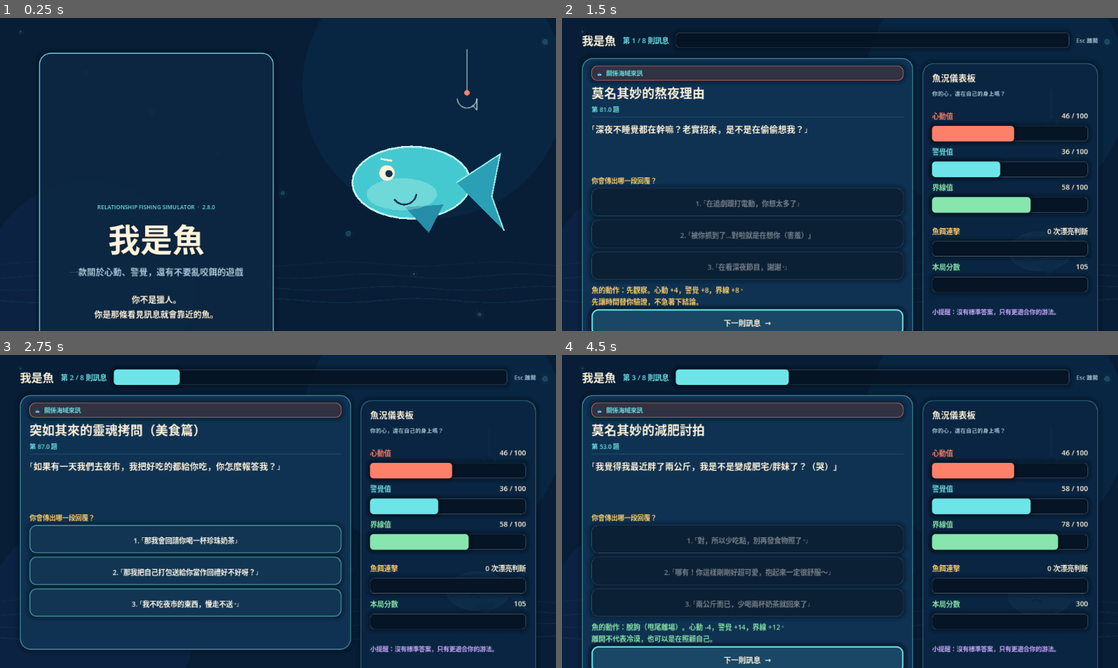
Above: before the commit, frames 1-4 (two rows, left to right).
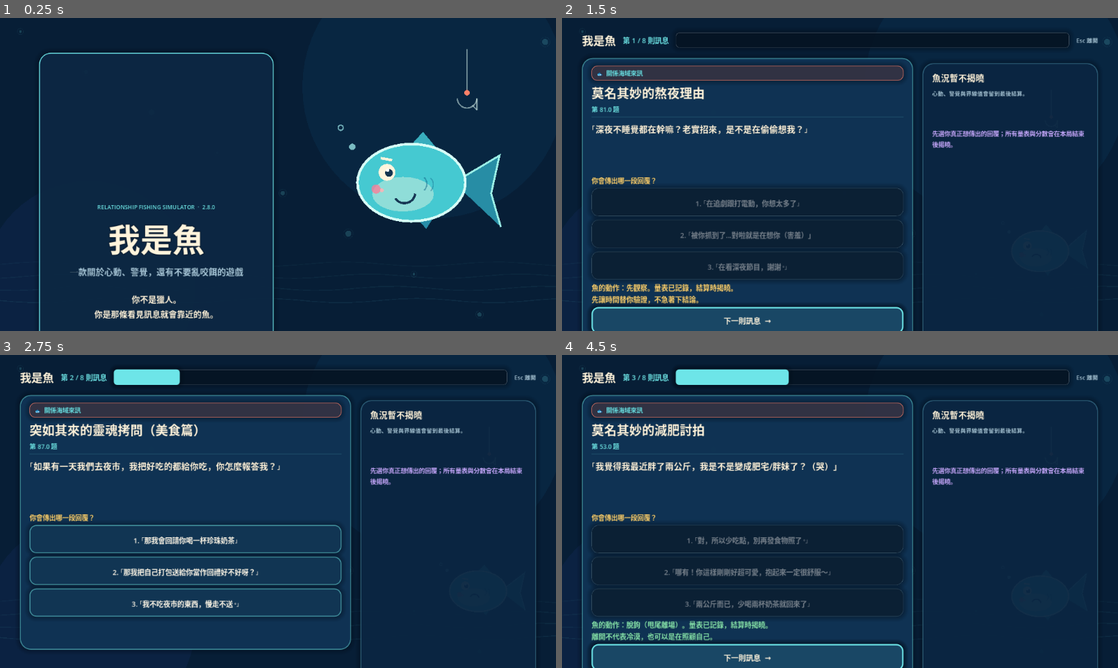
Above: after the commit, the same moments.

Repository: chinchin980717-hash/cindy.fish-hash.github.io
Game: Godot game, scene res://main.tscn
Same seed, same stepped clock (60 frames per second), same inputs: the game is played once before the commit and once after it.
Inputs:
- Up to frame 1 (0.25 s): no input
- Up to frame 2 (1.5 s): tap Enter at 0.5, 0.6 s; tap Space at 0.77 s; click "1. 「在追劇跟打電動，你想太多了」" at 1.25 s
- Up to frame 3 (2.75 s): click "下一則訊息 →" at 2 s
- Up to frame 4 (4.5 s): click "1. 「那我會回請你喝一杯珍珠奶茶」" at 2.75 s; click "下一則訊息 →" at 3.5 s; click "1. 「對，所以少吃點，別再發食物照了。」" at 4.25 s

The runs differ from the first frame. In frame 1, 2.3% of the frame differs, in the area x 60-91%, y 34-69%; in frame 2, 10%; in frame 3, 8.4%; in frame 4, 10%, in the area x 5-95%, y 17-100%.

Commit message:
feat: reveal meters at results and polish fish UI

Diff:
--- a/main.gd
+++ b/main.gd
@@ -74,6 +74,12 @@
 var result_title: Label
 var result_summary: Label
 var result_stats: Label
+var result_heart_value: Label
+var result_radar_value: Label
+var result_boundary_value: Label
+var result_heart_bar: ProgressBar
+var result_radar_bar: ProgressBar
+var result_boundary_bar: ProgressBar
 var replay_button: Button
 var title_button: Button
 
@@ -170,10 +176,30 @@
 		_draw_fish(Vector2(w * 0.77, h * 0.60 + sin(fish_anim_time * 1.8) * 8.0), 1.25, ending_key)
 
 func _draw_fish(center: Vector2, scale_factor: float, mood: String) -> void:
+	var wag := sin(fish_anim_time * 8.0) * 13.0
+	var tail := PackedVector2Array([
+		center + Vector2(66.0, 0.0) * scale_factor,
+		center + Vector2(137.0, -54.0 + wag) * scale_factor,
+		center + Vector2(124.0, 5.0 + wag) * scale_factor,
+		center + Vector2(139.0, 57.0 + wag) * scale_factor
+	])
+	draw_colored_polygon(tail, Color("278da5"))
+	draw_polyline(PackedVector2Array([tail[0], tail[1], tail[2], tail[3]]), Color("9cf0e7"), 3.0 * scale_factor)
+	# 背鰭和腹鰭先畫，魚身會自然覆蓋鰭根。
+	draw_colored_polygon(PackedVector2Array([
+		center + Vector2(-12.0, -46.0) * scale_factor,
+		center + Vector2(18.0, -79.0) * scale_factor,
+		center + Vector2(48.0, -43.0) * scale_factor
+	]), Color("39aebe"))
+	draw_colored_polygon(PackedVector2Array([
+		center + Vector2(-10.0, 34.0) * scale_factor,
+		center + Vector2(23.0, 72.0) * scale_factor,
+		center + Vector2(49.0, 31.0) * scale_factor
+	]), Color("278da8"))
 	var body := PackedVector2Array()
-	for i in range(32):
-		var a := TAU * float(i) / 32.0
-		body.append(center + Vector2(cos(a) * 92.0 * scale_factor, sin(a) * 56.0 * scale_factor))
+	for i in range(40):
+		var a := TAU * float(i) / 40.0
+		body.append(center + Vector2(cos(a) * 84.0 * scale_factor, sin(a) * 60.0 * scale_factor))
 	var body_color := Color("45c9d1")
 	if mood == "dizzy": body_color = Color("6fc8ed")
 	if mood == "free": body_color = Color("69e7be")
@@ -181,40 +207,35 @@
 	draw_colored_polygon(body, body_color)
 	var outline := PackedVector2Array(body)
 	outline.append(body[0])
-	draw_polyline(outline, Color("c4fbf5"), 4.0)
-	var tail := PackedVector2Array([
-		center + Vector2(70.0, 0.0) * scale_factor,
-		center + Vector2(138.0, -58.0 + sin(fish_anim_time * 8.0) * 15.0) * scale_factor,
-		center + Vector2(125.0, 8.0 + sin(fish_anim_time * 8.0) * 15.0) * scale_factor,
-		center + Vector2(144.0, 61.0 + sin(fish_anim_time * 8.0) * 15.0) * scale_factor
-	])
-	draw_colored_polygon(tail, Color("2b9fb6"))
-	draw_polyline(PackedVector2Array([tail[0], tail[1], tail[2], tail[3]]), Color("9cf0e7"), 3.0)
-	# 鰭與肚皮。
-	draw_colored_polygon(PackedVector2Array([
-		center + Vector2(-10.0, 38.0) * scale_factor,
-		center + Vector2(27.0, 78.0) * scale_factor,
-		center + Vector2(50.0, 34.0) * scale_factor
-	]), Color("278da8"))
-	_draw_ellipse(center + Vector2(-15.0, 18.0) * scale_factor, Vector2(55.0, 25.0) * scale_factor, Color(0.78, 0.97, 0.90, 0.32))
-	# 眼睛與表情。
-	var eye_y := -15.0
+	draw_polyline(outline, Color("d7fff7"), 4.0 * scale_factor)
+	_draw_ellipse(center + Vector2(-13.0, 18.0) * scale_factor, Vector2(48.0, 27.0) * scale_factor, Color(1.0, 0.98, 0.89, 0.40))
+	# 腮紅、魚鰓與泡泡，增加角色感但不遮住表情。
+	draw_circle(center + Vector2(-55.0, 10.0) * scale_factor, 7.0 * scale_factor, Color(1.0, 0.48, 0.59, 0.76))
+	draw_circle(center + Vector2(-46.0, 12.0) * scale_factor, 3.0 * scale_factor, Color(1.0, 0.70, 0.71, 0.86))
+	draw_arc(center + Vector2(10.0, 2.0) * scale_factor, 14.0 * scale_factor, -0.8, 0.8, 12, Color(0.07, 0.40, 0.54, 0.52), 2.0 * scale_factor)
+	draw_arc(center + Vector2(20.0, 3.0) * scale_factor, 14.0 * scale_factor, -0.8, 0.8, 12, Color(0.07, 0.40, 0.54, 0.40), 2.0 * scale_factor)
+	var bubble_offset := sin(fish_anim_time * 2.0) * 5.0
+	draw_circle(center + Vector2(-92.0, -58.0 + bubble_offset) * scale_factor, 5.0 * scale_factor, Color(0.65, 0.96, 0.96, 0.72))
+	draw_arc(center + Vector2(-110.0, -83.0 - bubble_offset) * scale_factor, 4.0 * scale_factor, 0.0, TAU, 18, Color(0.65, 0.96, 0.96, 0.64), 2.0 * scale_factor)
+	# 眼睛保留作答反應，並加入高光。
+	var eye_y := -16.0
 	var eye_x := -38.0
 	if mood == "dizzy":
-		draw_line(center + Vector2(eye_x - 7.0, eye_y - 7.0) * scale_factor, center + Vector2(eye_x + 7.0, eye_y + 7.0) * scale_factor, CREAM, 4.0)
-		draw_line(center + Vector2(eye_x + 7.0, eye_y - 7.0) * scale_factor, center + Vector2(eye_x - 7.0, eye_y + 7.0) * scale_factor, CREAM, 4.0)
+		draw_line(center + Vector2(eye_x - 7.0, eye_y - 7.0) * scale_factor, center + Vector2(eye_x + 7.0, eye_y + 7.0) * scale_factor, CREAM, 4.0 * scale_factor)
+		draw_line(center + Vector2(eye_x + 7.0, eye_y - 7.0) * scale_factor, center + Vector2(eye_x - 7.0, eye_y + 7.0) * scale_factor, CREAM, 4.0 * scale_factor)
 	else:
-		draw_circle(center + Vector2(eye_x, eye_y) * scale_factor, 12.0 * scale_factor, CREAM)
-		draw_circle(center + Vector2(eye_x + 3.0, eye_y + 1.0) * scale_factor, 5.5 * scale_factor, Color("12334f"))
+		draw_circle(center + Vector2(eye_x, eye_y) * scale_factor, 13.0 * scale_factor, CREAM)
+		draw_circle(center + Vector2(eye_x + 3.0, eye_y + 1.0) * scale_factor, 6.0 * scale_factor, Color("12334f"))
+		draw_circle(center + Vector2(eye_x + 1.0, eye_y - 3.0) * scale_factor, 2.6 * scale_factor, Color("ffffff"))
 		if mood == "alert":
-			draw_line(center + Vector2(eye_x - 14.0, eye_y - 16.0) * scale_factor, center + Vector2(eye_x + 8.0, eye_y - 23.0) * scale_factor, CREAM, 4.0)
+			draw_line(center + Vector2(eye_x - 14.0, eye_y - 16.0) * scale_factor, center + Vector2(eye_x + 8.0, eye_y - 23.0) * scale_factor, CREAM, 4.0 * scale_factor)
 		else:
-			draw_line(center + Vector2(eye_x - 10.0, eye_y - 22.0) * scale_factor, center + Vector2(eye_x + 8.0, eye_y - 19.0) * scale_factor, CREAM, 4.0)
+			draw_line(center + Vector2(eye_x - 10.0, eye_y - 22.0) * scale_factor, center + Vector2(eye_x + 8.0, eye_y - 19.0) * scale_factor, CREAM, 4.0 * scale_factor)
 	var mouth_center := center + Vector2(-11.0, 15.0) * scale_factor
 	if mood == "happy" or mood == "free" or mood == "king":
-		draw_arc(mouth_center, 19.0 * scale_factor, 0.12, 2.55, 18, Color("163653"), 4.0)
+		draw_arc(mouth_center, 17.0 * scale_factor, 0.12, 2.55, 18, Color("163653"), 3.5 * scale_factor)
 	else:
-		draw_arc(mouth_center + Vector2(0, 9) * scale_factor, 15.0 * scale_factor, 3.65, 6.0, 18, Color("163653"), 4.0)
+		draw_arc(mouth_center + Vector2(0, 8) * scale_factor, 14.0 * scale_factor, 3.65, 6.0, 18, Color("163653"), 3.5 * scale_factor)
 	if mood == "king":
 		var crown := PackedVector2Array([
 			center + Vector2(-66, -73) * scale_factor,
@@ -224,11 +245,10 @@
 			center + Vector2(35, -73) * scale_factor
 		])
 		draw_colored_polygon(crown, YELLOW)
-		draw_polyline(crown, Color("fff1a6"), 4.0)
+		draw_polyline(crown, Color("fff1a6"), 4.0 * scale_factor)
 	if mood == "dizzy":
-		draw_arc(center + Vector2(25, -73) * scale_factor, 19.0 * scale_factor, 0.0, TAU, 20, PURPLE, 3.0)
-		draw_line(center + Vector2(17, -87) * scale_factor, center + Vector2(33, -73) * scale_factor, PURPLE, 3.0)
-
+		draw_arc(center + Vector2(25, -73) * scale_factor, 19.0 * scale_factor, 0.0, TAU, 20, PURPLE, 3.0 * scale_factor)
+		draw_line(center + Vector2(17, -87) * scale_factor, center + Vector2(33, -73) * scale_factor, PURPLE, 3.0 * scale_factor)
 func _draw_ellipse(center: Vector2, radii: Vector2, color: Color) -> void:
 	var points := PackedVector2Array()
 	for i in range(24):
@@ -396,37 +416,47 @@
 	var status_content := VBoxContainer.new()
 	status_content.add_theme_constant_override("separation", 11)
 	status_panel.add_child(status_content)
-	var status_title := _make_label("魚況儀表板", 20, CREAM)
+	var status_title := _make_label("魚況暫不揭曉", 20, CREAM)
 	status_content.add_child(status_title)
-	var status_sub := _make_label("你的心，還在自己的身上嗎？", 13, MUTED)
+	var status_sub := _make_label("心動、警覺與界線值會留到最後結算。", 13, MUTED)
 	status_content.add_child(status_sub)
 	status_content.add_child(_spacer(8))
 	var heart_row := _stat_row("心動值", "每咬一口都會變甜", CORAL)
+	heart_row[0].visible = false
 	status_content.add_child(heart_row[0])
 	heart_value = heart_row[1]
 	heart_bar = heart_row[2]
 	status_content.add_child(heart_bar)
+	heart_bar.visible = false
 	var radar_row := _stat_row("警覺值", "雷達越高，越不容易暈", CYAN)
+	radar_row[0].visible = false
 	status_content.add_child(radar_row[0])
 	radar_value = radar_row[1]
 	radar_bar = radar_row[2]
 	status_content.add_child(radar_bar)
+	radar_bar.visible = false
 	var boundary_row := _stat_row("界線值", "保留時間，也保留自己", GREEN)
+	boundary_row[0].visible = false
 	status_content.add_child(boundary_row[0])
 	boundary_value = boundary_row[1]
 	boundary_bar = boundary_row[2]
 	status_content.add_child(boundary_bar)
+	boundary_bar.visible = false
 	status_content.add_child(_spacer(8))
 	var chain_row := _stat_row("魚餌連擊", "連續判斷漂亮就會增加", YELLOW)
+	chain_row[0].visible = false
 	status_content.add_child(chain_row[0])
 	status_content.add_child(chain_row[2])
+	chain_row[2].visible = false
 	chain_value = chain_row[1]
 	var score_row := _stat_row("本局分數", "你的感情判斷力", GREEN)
+	score_row[0].visible = false
 	status_content.add_child(score_row[0])
 	status_content.add_child(score_row[2])
+	score_row[2].visible = false
 	score_value = score_row[1]
 	status_content.add_child(_spacer(12))
-	play_tip = _make_label("小提醒：沒有標準答案，只有更適合你的游法。", 14, PURPLE)
+	play_tip = _make_label("先選你真正想傳出的回覆；所有量表與分數會在本局結束後揭曉。", 14, PURPLE)
 	play_tip.autowrap_mode = TextServer.AUTOWRAP_WORD_SMART
 	status_content.add_child(play_tip)
 
@@ -454,11 +484,23 @@
 	result_summary.autowrap_mode = TextServer.AUTOWRAP_WORD_SMART
 	result_summary.custom_minimum_size.y = 76
 	content.add_child(result_summary)
+	var result_meters := VBoxContainer.new()
+	result_meters.add_theme_constant_override("separation", 7)
+	content.add_child(result_meters)
+	var heart_meter := _result_meter(result_meters, "心動值", CORAL)
+	result_heart_value = heart_meter[0]
+	result_heart_bar = heart_meter[1]
+	var radar_meter := _result_meter(result_meters, "警覺值", CYAN)
+	result_radar_value = radar_meter[0]
+	result_radar_bar = radar_meter[1]
+	var boundary_meter := _result_meter(result_meters, "界線值", GREEN)
+	result_boundary_value = boundary_meter[0]
+	result_boundary_bar = boundary_meter[1]
 	var divider := ColorRect.new()
 	divider.color = Color(0.44, 0.86, 0.87, 0.24)
 	divider.custom_minimum_size.y = 1
 	content.add_child(divider)
-	result_stats = _make_label("", 16, CREAM)
+	result_stats = _make_label("", 15, CREAM)
 	result_stats.horizontal_alignment = HORIZONTAL_ALIGNMENT_CENTER
 	result_stats.autowrap_mode = TextServer.AUTOWRAP_WORD_SMART
 	content.add_child(result_stats)
@@ -497,7 +539,7 @@
 		status_panel.size = Vector2(body_w - left_w, body_h - 24.0)
 	if result_panel != null:
 		var result_w := minf(620.0, w - 80.0)
-		var result_h := minf(560.0, h - 60.0)
+		var result_h := minf(650.0, h - 40.0)
 		result_panel.position = Vector2((w - result_w) * 0.5, (h - result_h) * 0.5)
 		result_panel.size = Vector2(result_w, result_h)
 
@@ -516,7 +558,7 @@
 func _toggle_how() -> void:
 	showing_how = not showing_how
 	if showing_how:
-		title_hint.text = "每回合閱讀情境，先選你會送出的文字回覆。選完才會揭曉魚的動作與數值變化；咬餌、觀察、脫鉤都是結果，不是選項。"
+		title_hint.text = "每回合閱讀情境，先選你會送出的文字回覆。選完揭曉魚的動作；心動、警覺與界線量表只在結算時出現。咬餌、觀察、脫鉤都是結果，不是選項。"
 		how_button.text = "收起說明"
 	else:
 		title_hint.text = "按開始，看看你今天會不會又被一句「在嗎」釣走。"
@@ -591,7 +633,7 @@
 		boundary -= 7
 		score += 70 + chain * 12
 		chain += 1
-		feedback_label.text = "魚的動作：咬餌。心動 +13，警覺 -8，界線 -7。\n%s" % _choice_comment(fish_action)
+		feedback_label.text = "魚的動作：咬餌。量表已記錄，結算時揭曉。\n%s" % _choice_comment(fish_action)
 		feedback_label.add_theme_color_override("font_color", CORAL)
 	elif fish_action == "observe":
 		heart += 4
@@ -599,7 +641,7 @@
 		boundary += 8
 		score += 105
 		chain = 0
-		feedback_label.text = "魚的動作：先觀察。心動 +4，警覺 +8，界線 +8。\n%s" % _choice_comment(fish_action)
+		feedback_label.text = "魚的動作：先觀察。量表已記錄，結算時揭曉。\n%s" % _choice_comment(fish_action)
 		feedback_label.add_theme_color_override("font_color", YELLOW)
 	else:
 		heart -= 4
@@ -607,7 +649,7 @@
 		boundary += 12
 		score += 90
 		chain = 0
-		feedback_label.text = "魚的動作：脫鉤（甩尾離場）。心動 -4，警覺 +14，界線 +12。\n%s" % _choice_comment(fish_action)
+		feedback_label.text = "魚的動作：脫鉤（甩尾離場）。量表已記錄，結算時揭曉。\n%s" % _choice_comment(fish_action)
 		feedback_label.add_theme_color_override("font_color", GREEN)
 	heart = clampi(heart, 0, 100)
 	radar = clampi(radar, 0, 100)
@@ -655,7 +697,13 @@
 		ending_key = "free"
 		result_title.text = "自由潛水員 🌊"
 		result_summary.text = "你沒有急著成為誰的特別，也沒有把孤單誤認成愛。\n海很大，慢慢游就好。"
-	result_stats.text = "心動值  %d / 100    ·    警覺值  %d / 100    ·    界線值  %d / 100\n本局分數  %d    ·    魚餌連擊  %d    ·    最高分  %d\n\n游法報告：%s" % [heart, radar, boundary, score, chain, best_score, _boundary_report()]
+	result_heart_value.text = "%d / 100" % heart
+	result_radar_value.text = "%d / 100" % radar
+	result_boundary_value.text = "%d / 100" % boundary
+	result_heart_bar.value = heart
+	result_radar_bar.value = radar
+	result_boundary_bar.value = boundary
+	result_stats.text = "本局分數  %d    ·    魚餌連擊  %d    ·    最高分  %d\n魚的動作：咬餌 %d 次    ·    觀察 %d 次    ·    脫鉤 %d 次\n\n游法報告：%s" % [score, chain, best_score, action_counts["bite"], action_counts["observe"], action_counts["unhook"], _boundary_report()]
 	queue_redraw()
 
 func _update_status() -> void:
@@ -697,6 +745,21 @@
 	value.horizontal_alignment = HORIZONTAL_ALIGNMENT_RIGHT
 	row.add_child(value)
 	return [row, value, _make_progress(accent), description]
+
+func _result_meter(parent: VBoxContainer, caption: String, accent: Color) -> Array:
+	var row := HBoxContainer.new()
+	row.add_theme_constant_override("separation", 8)
+	var title := _make_label(caption, 15, accent)
+	title.custom_minimum_size.x = 94
+	row.add_child(title)
+	var value := _make_label("0 / 100", 15, CREAM)
+	value.size_flags_horizontal = Control.SIZE_EXPAND_FILL
+	value.horizontal_alignment = HORIZONTAL_ALIGNMENT_RIGHT
+	row.add_child(value)
+	parent.add_child(row)
+	var bar := _make_progress(accent)
+	parent.add_child(bar)
+	return [value, bar]
 
 func _make_progress(accent: Color) -> ProgressBar:
 	var bar := ProgressBar.new()
